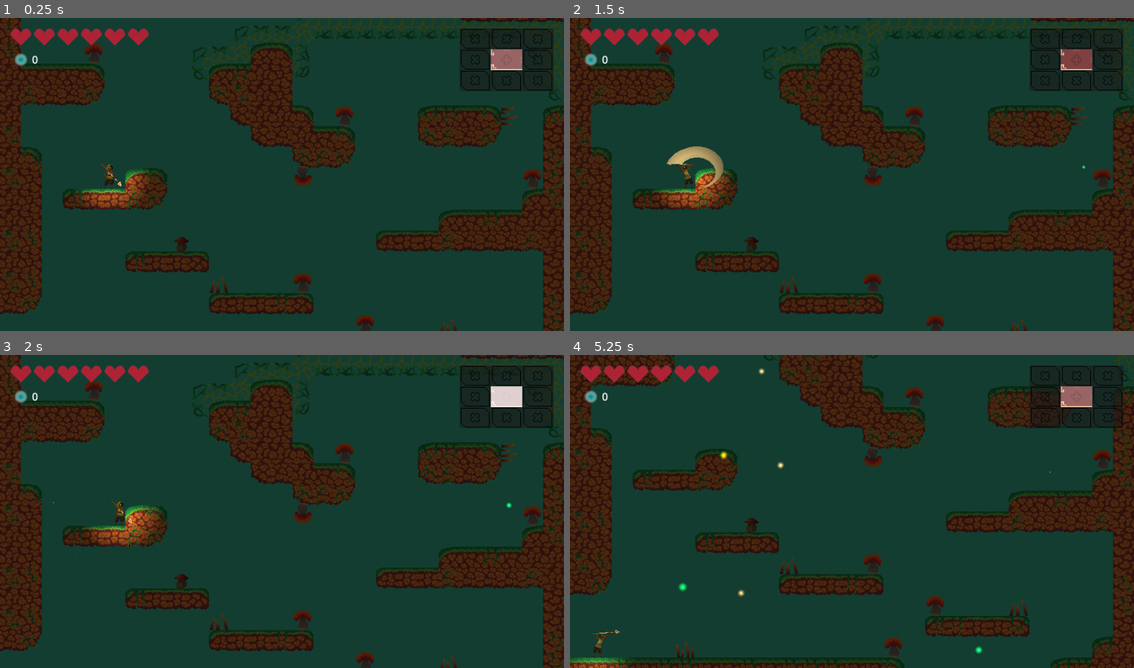
Above: before the commit, frames 1-4 (two rows, left to right).
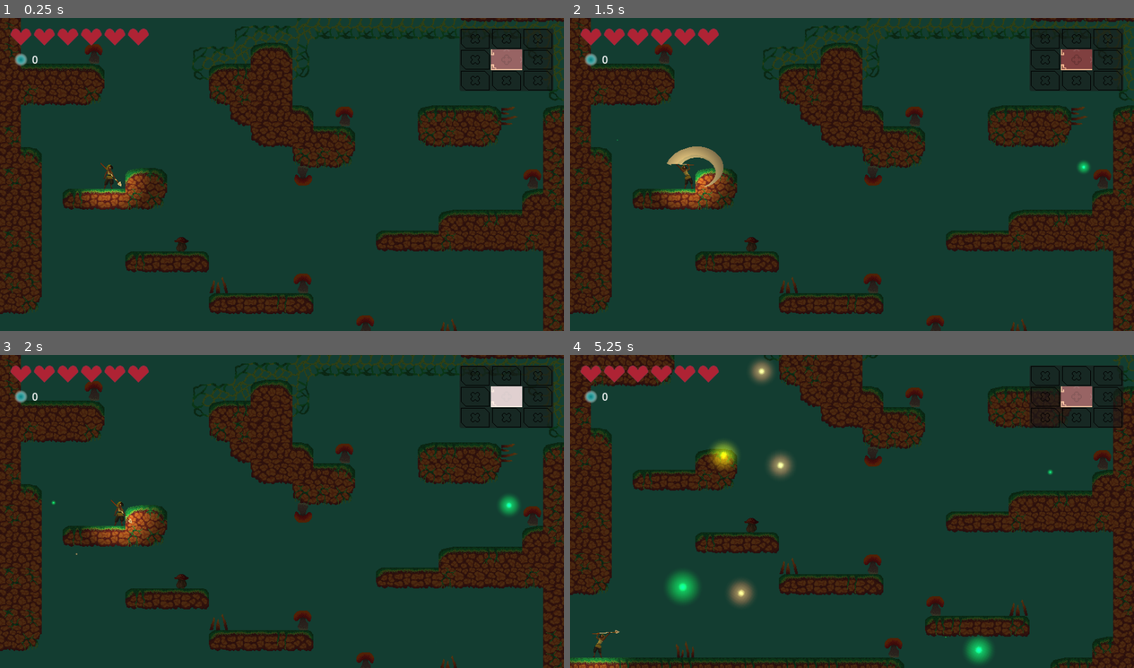
Above: after the commit, the same moments.

Repository: lemilonkh/GameOff23
Game: Godot game, scene res://scenes/main.tscn
Same seed, same stepped clock (60 frames per second), same inputs: the game is played once before the commit and once after it.
Inputs (mouse positions are in pixels of both pictures, inside the frame that each line leads up to):
- Up to frame 1 (0.25 s): no input
- Up to frame 2 (1.5 s): tap Enter at 0.5 s; move the mouse to (976, 158) at 0.52 s; hold D (move_right) 0.53-1.25 s; hold K (attack) 0.53-1.25 s; click (976, 158) at 0.67 s; tap Space (jump) at 0.77 s; drag from (739, 190) to (823, 237) at 1.27 s
- Up to frame 3 (2 s): no input
- Up to frame 4 (5.25 s): move the mouse to (908, 442) at 2.02 s; hold D (move_right) 2.03-2.75 s; hold Shift 2.03-2.75 s; drag from (823, 574) to (688, 511) at 2.77 s; move the mouse to (1021, 558) at 3.52 s; hold A (move_left) 3.53-4.25 s; tap E at 3.6 s; tap Space (jump) at 3.77 s; drag from (682, 464) to (750, 570) at 4.27 s; move the mouse to (880, 511) at 5.02 s; hold A (move_left) from 5.03 s (still down); hold K (attack) from 5.03 s (still down); click (880, 511) at 5.17 s

Frame 1 is identical in both runs. In frame 2, less than 0.1% of the frame differs, in the area x 8-93%, y 38-50%; in frame 3, 0.2%; in frame 4, 2.0%, in the area x 17-86%, y 1-99%.

Commit message:
Adjust firefly particles to actually glow

Diff:
--- a/maps/forest_test.tscn
+++ b/maps/forest_test.tscn
@@ -45,13 +45,11 @@
 
 [sub_resource type="Gradient" id="Gradient_ar4gl"]
 interpolation_mode = 2
-offsets = PackedFloat32Array(0, 0.732308)
-colors = PackedColorArray(5, 4, 3, 1, 1, 1, 1, 0)
+offsets = PackedFloat32Array(0, 0.035014, 0.159664, 0.703947)
+colors = PackedColorArray(5, 4, 3, 1, 4.856, 3.892, 2.928, 0.964, 3.04054, 2.5304, 2.02027, 0.510135, 1, 1, 1, 0)
 
 [sub_resource type="GradientTexture2D" id="GradientTexture2D_2dq2h"]
 gradient = SubResource("Gradient_ar4gl")
-width = 16
-height = 16
 use_hdr = true
 fill = 1
 fill_from = Vector2(0.5, 0.5)
